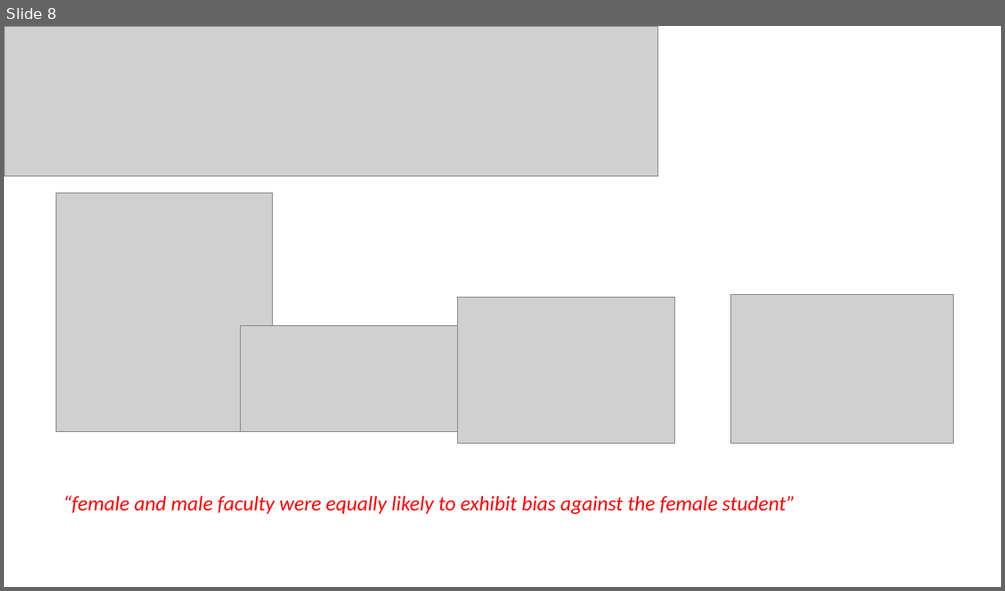
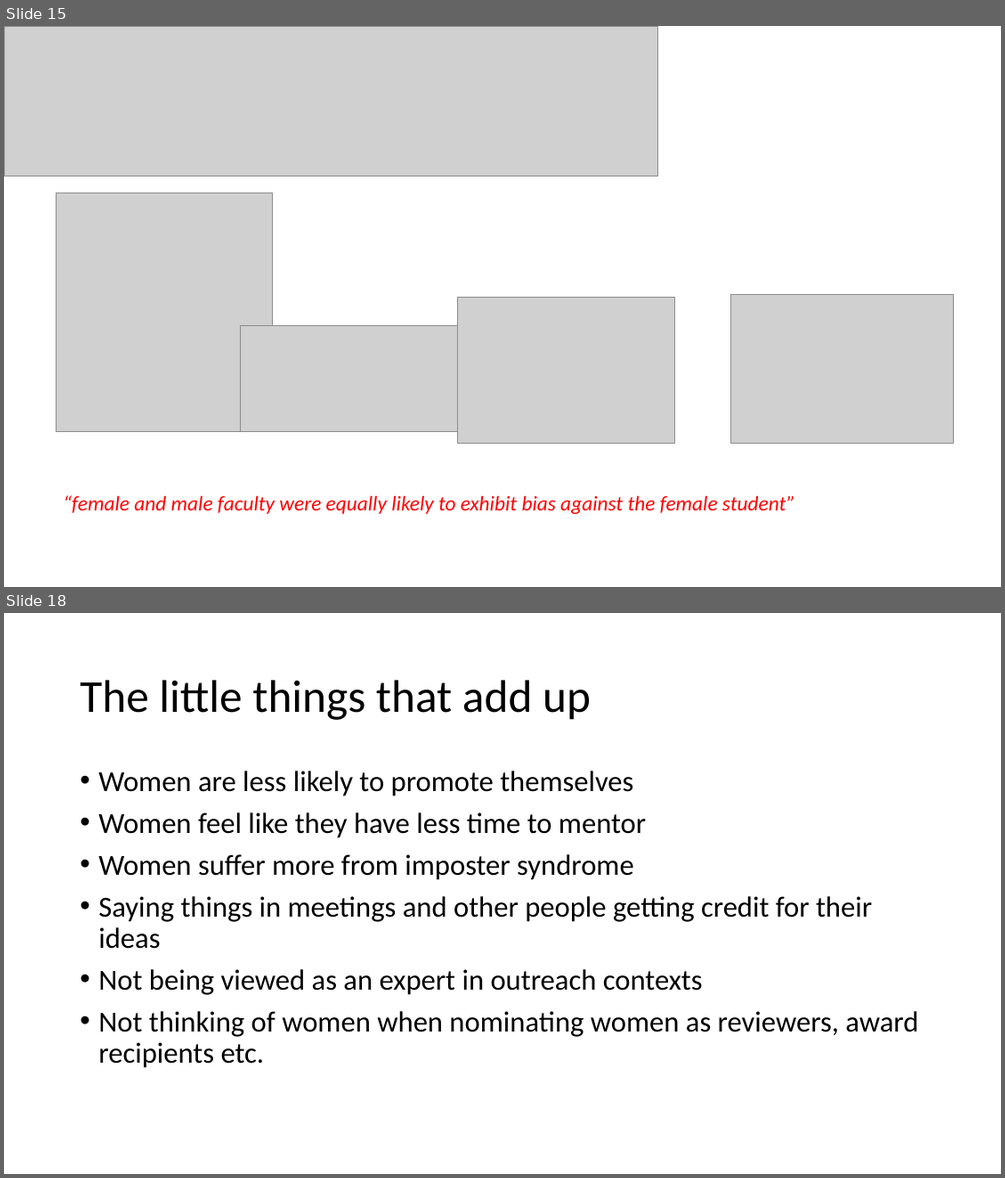
Before and after one commit to JoeyBernhardt/GRC-power-hour, a slide deck: presentations/GRC-power-hour.pptx. Shown one above the other, each under a label of ours: slide 8 before the commit, slides 15 and 18 after it; the slides between them are not shown. The pictures are 1005x591 and 1005x1178 pixels, drawn with LibreOffice and Linux fonts; fonts in the diff are those of the drawing; grey boxes stand for pictures. Boxes give left, top, right and bottom in pixels: in the first picture for what was removed or moved away, otherwise in the second. Text is boxed around its words. In the diff, an @@ line names an element or a change of style, - is before the commit and + after.

```diff
--- a/presentations/GRC-power-hour.pptx
+++ b/presentations/GRC-power-hour.pptx
@@ slide 18 added at [4,613,1001,1174], background #FFFFFF @@
@@ title added at [80,680,591,720], 44 pt, text #000000 @@
+The little things that add up
@@ text added at [98,771,918,1068], 28 pt, text #000000 @@
+• Women are less likely to promote themselves
+• Women feel like they have less time to mentor
+• Women suffer more from imposter syndrome
+• Saying things in meetings and other people getting credit for their ideas
+• Not being viewed as an expert in outreach contexts
+• Not thinking of women when nominating women as reviewers, award recipients etc.
@@ what was slide 8 is now slide 15 @@
```
Also in this commit, not shown: 4 slides changed, 18 other slides added, 3 other files.
